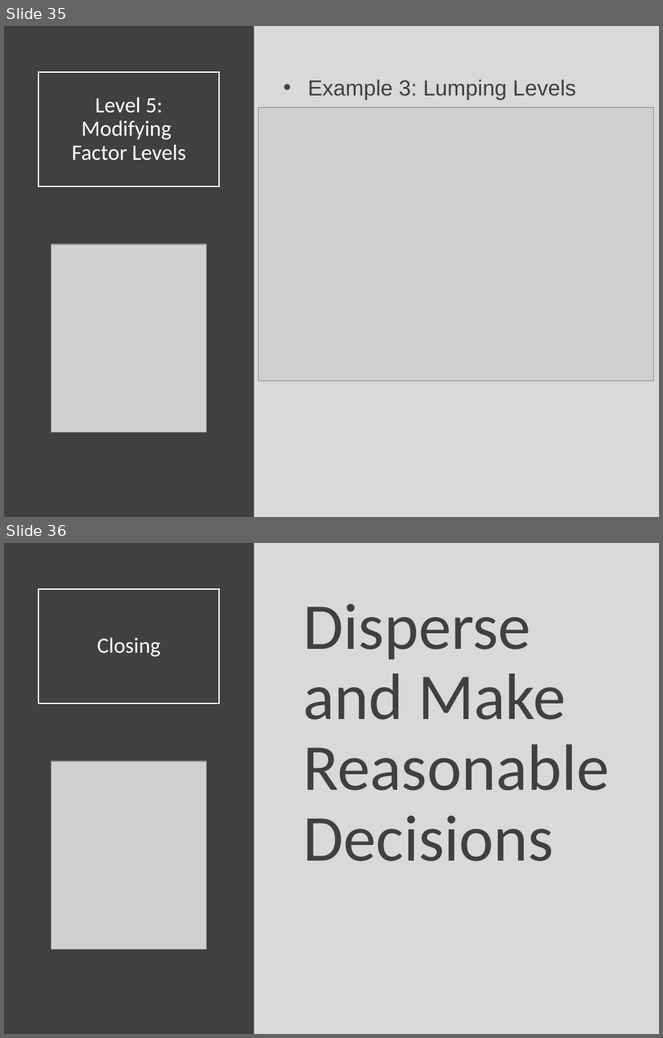
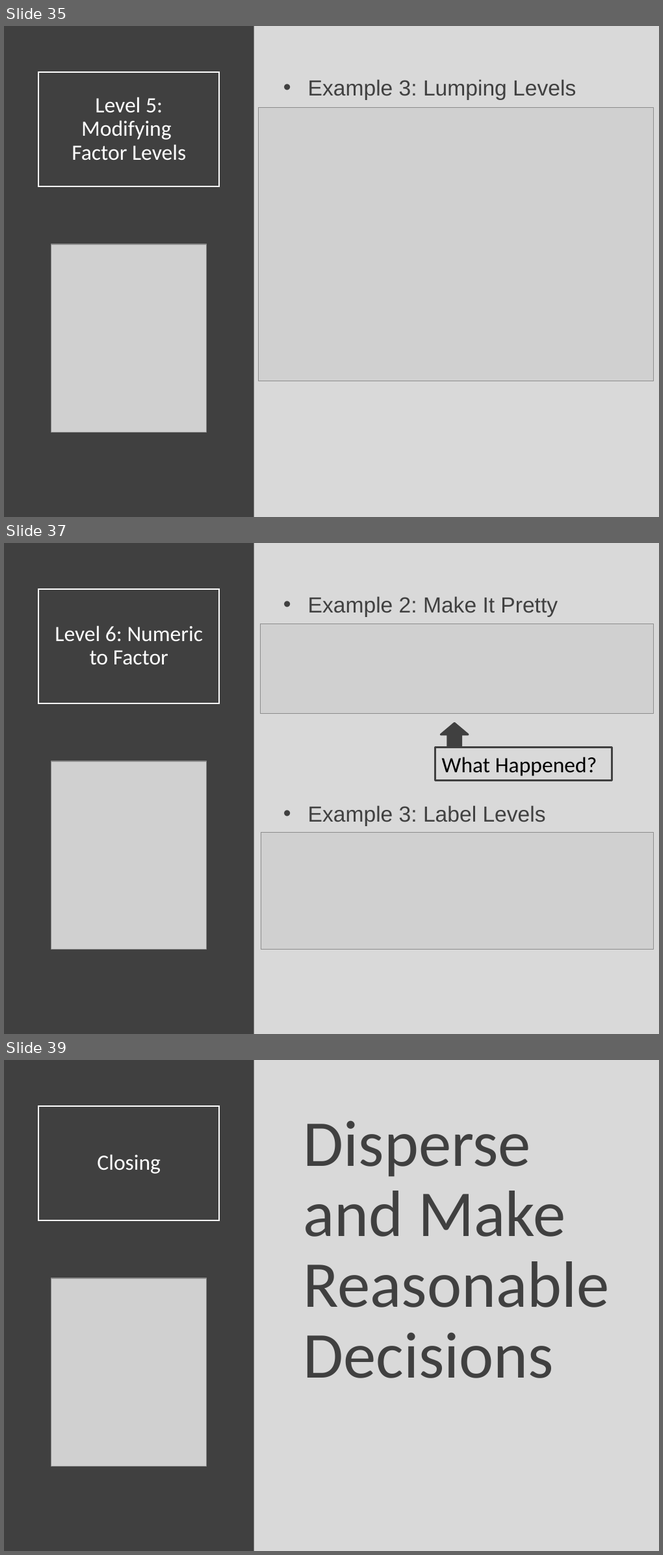
Before and after one commit to SuperMarioGiacomazzo/STOR320_WEBSITE, a slide deck: Lecture/Factors/Factors_Lecture.pptx. Shown one above the other, each under a label of ours: slides 35 and 36 before the commit, slides 35, 37 and 39 after it; the slides between them are not shown. The pictures are 663x1038 and 663x1555 pixels, drawn with LibreOffice and Linux fonts; fonts in the diff are those of the drawing; grey boxes stand for pictures. Boxes give left, top, right and bottom in pixels: in the first picture for what was removed or moved away, otherwise in the second. Text is boxed around its words. In the diff, an @@ line names an element or a change of style, - is before the commit and + after.

```diff
--- a/Lecture/Factors/Factors_Lecture.pptx
+++ b/Lecture/Factors/Factors_Lecture.pptx
@@ slide 37 added at [4, 543, 659, 1034], background #D9D9D9 @@
@@ rectangle added at [4, 543, 254, 1034], fill #404040 @@
@@ title added at [38, 589, 220, 704], outline #FFFFFF 1.5 pt, 24 pt, text #FFFFFF @@
+Level 6: Numeric to Factor
@@ text added at [308, 596, 558, 826], 24 pt, text #404040 @@
+• Example 2: Make It Pretty
+• Example 3: Label Levels
@@ picture added at [261, 624, 654, 714] @@
@@ down arrow added at [441, 723, 469, 746], fill #404040, outline #404040 2 pt @@
@@ rectangle added at [436, 747, 612, 780], outline #404040 2 pt, 24 pt, text #000000 @@
+What Happened?
@@ picture added at [51, 761, 206, 949] @@
@@ picture added at [261, 833, 653, 949] @@
@@ what was slide 36 is now slide 39 @@
```
Also in this commit, not shown: 1 slide changed, 2 other slides added, 9 other files.
